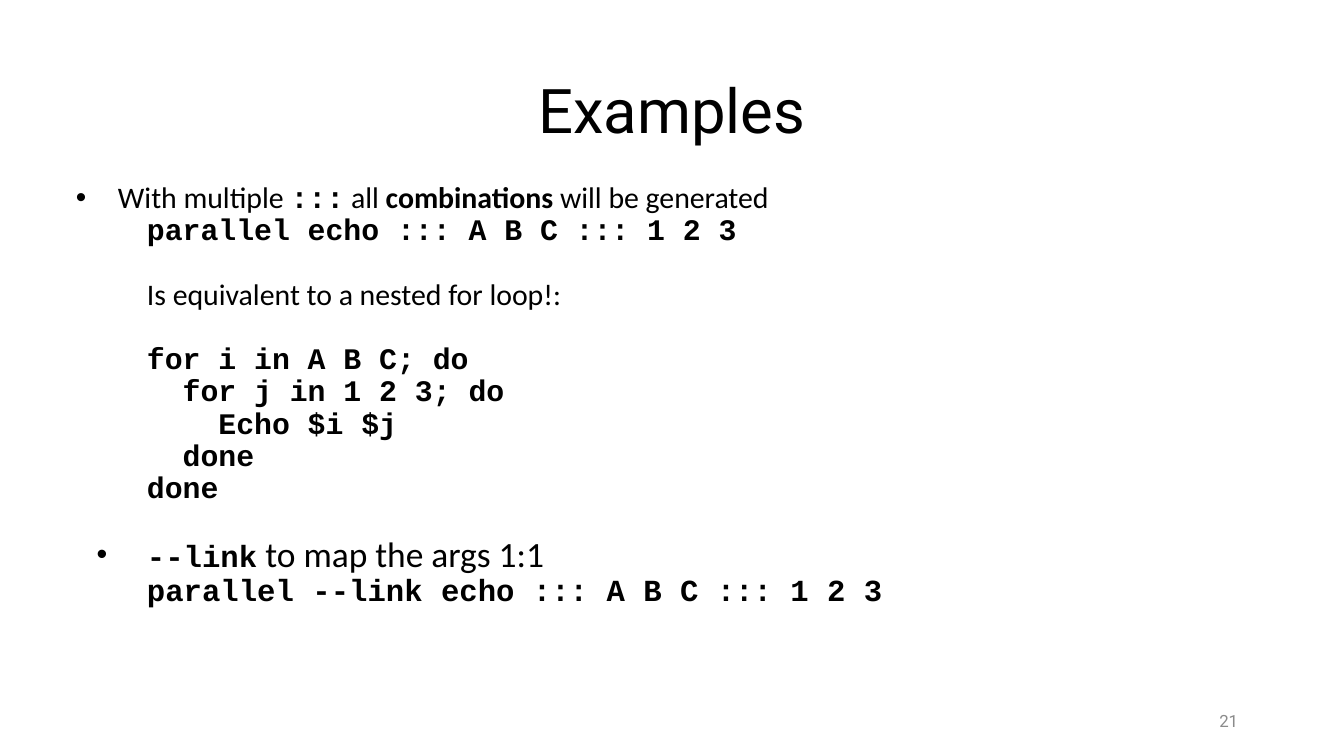
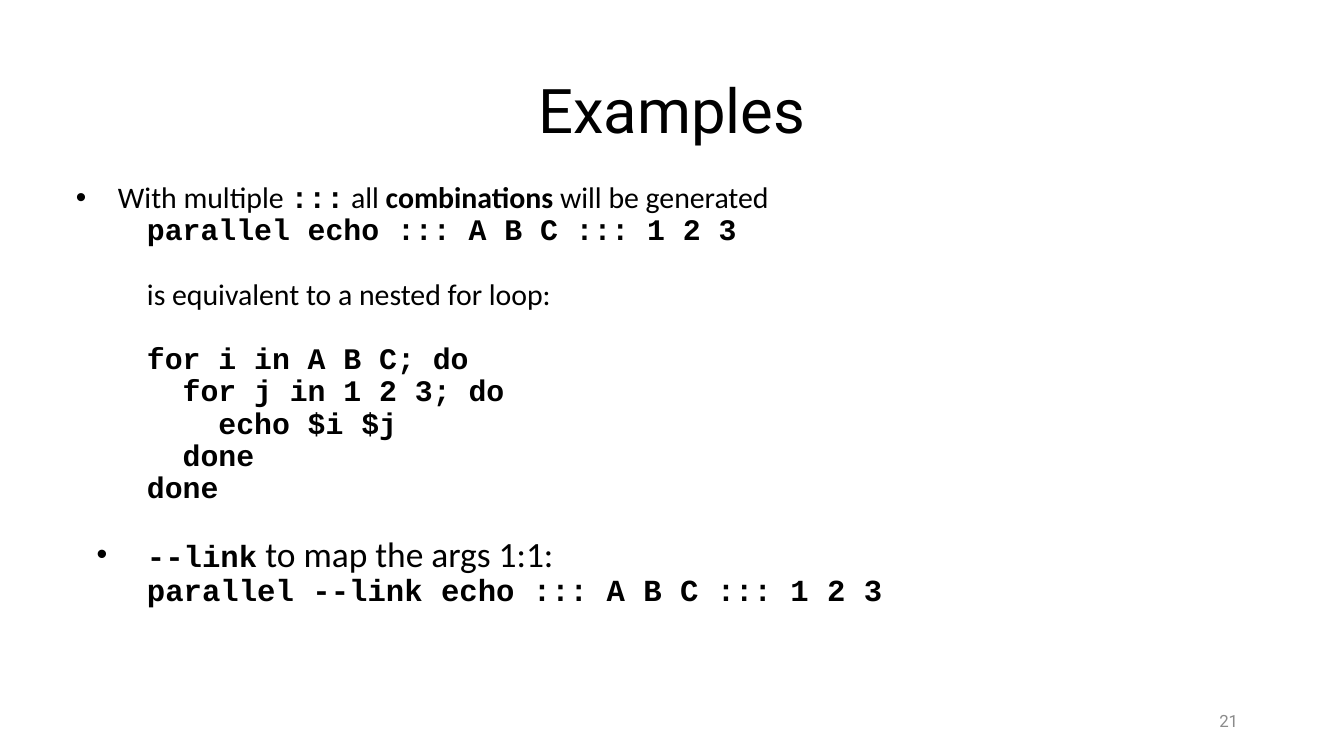
Before and after one commit to ketancmaheshwari/escience23tut, a slide deck: slide 21 of gnu-parallel-tutorial.pptx. Drawn at 1344x756 pixels with LibreOffice and Linux fonts; fonts in the diff are those of the drawing. Boxes give left, top, right and bottom in pixels: in the first picture for what was removed or moved away, otherwise in the second. Text is boxed around its words. In the diff, an @@ line names an element or a change of style, - is before the commit and + after.

```diff
--- a/gnu-parallel-tutorial.pptx
+++ b/gnu-parallel-tutorial.pptx
@@ text at (x1=147, y1=284, x2=882, y2=608): text changed @@
-  Is equivalent to a nested for loop!:
-  for i in A B C; do
-  for j in 1 2 3; do
-  Echo $i $j
-  done
-  done
-• --link to map the args 1:1
-  parallel --link echo ::: A B C ::: 1 2 3
+  is equivalent to a nested for loop:
+  for i in A B C; do
+  for j in 1 2 3; do
+  echo $i $j
+  done
+  done
+• --link to map the args 1:1:
+  parallel --link echo ::: A B C ::: 1 2 3
```
Also in this commit, not shown: 27 other slides changed, 1 other file.
